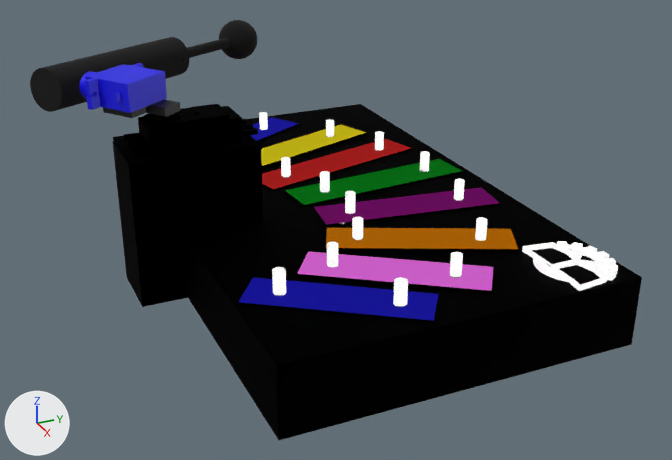
The glTF model src/assets/objxilofon/xilofon.gltf as it was, and as the next commit left it.
Rendered twice from a 50 mm camera at (0.372, -0.163, 0.295) aimed at (0.026, -0.007, 0.122). The lights are fixed; the arrows at lower left show +X, +Y and +Z. Where no turn or scale is listed for an object, it has been applied to the vertices.

Names of what the first picture shows: 'Cube', 'servo', 'xilofon alja', 'ütő'.
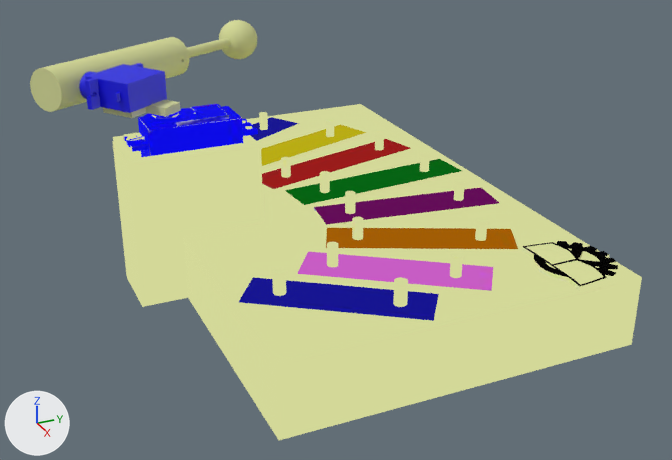
Where the change shows, as pixel boxes (x1, y1, x2, y2) in the pictures (672 x 460 px):
'xilofon alja', surface changed (black to beige)
    both: (112, 104, 642, 440)
'ütő', surface changed (black to beige)
    both: (30, 20, 257, 112)
'Cube', surface changed
    both: (103, 100, 181, 118)

Diff of the bpy script that builds the scene:
```diff
--- a/src/assets/objxilofon/xilofon.gltf.py
+++ b/src/assets/objxilofon/xilofon.gltf.py
@@ img_uto_texture @@
+img_uto_texture = load_image('uto texture', 'uto texture.png', 1024, 1024, 'sRGB')
@@ img_robotofon3 @@
+img_robotofon3 = load_image('robotofon3', 'robotofon3.jpg', 1024, 1024, 'sRGB')
@@ mat_material_001 @@
 n2 = _N.new('ShaderNodeTexImage'); n2.name = 'Image Texture'
-n2.image = img_vegrekeszvanaaaaaaaaaaaaa
+n2.image = img_robotofon3
 _L.new(n0.outputs[0], n1.inputs[0])  # 'BSDF' to 'Surface'
@@ mat_plastic___glossy__blue__002 @@
 mat_plastic___glossy__blue__002 = principled_material('Plastic_-_Glossy_(Blue).002')
-mat_plastic___glossy__blue__002.texture = img_gggggggg
+mat_plastic___glossy__blue__002.texture = img_uto_texture
 mat_plastic___glossy__blue__002.roughness = 1.0
@@ mat_material_002 @@
 mat_material_002 = principled_material('Material.002')
-mat_material_002.texture = img_genyo_texture
+mat_material_002.texture = img_uto_texture
```
